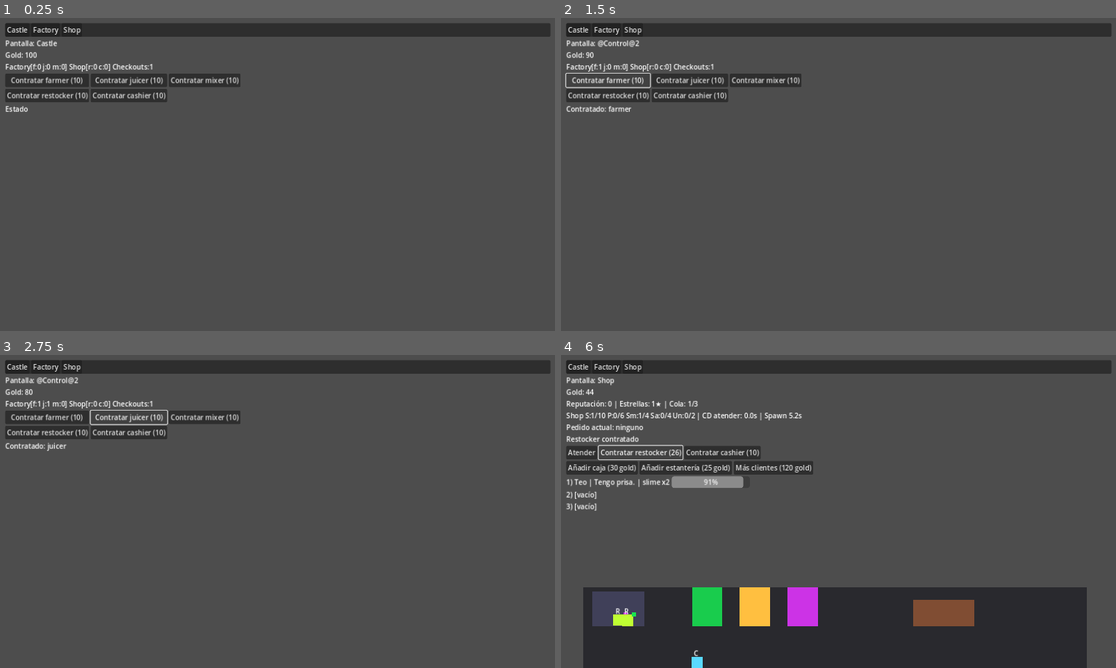
Above: before the commit, frames 1-4 (two rows, left to right).
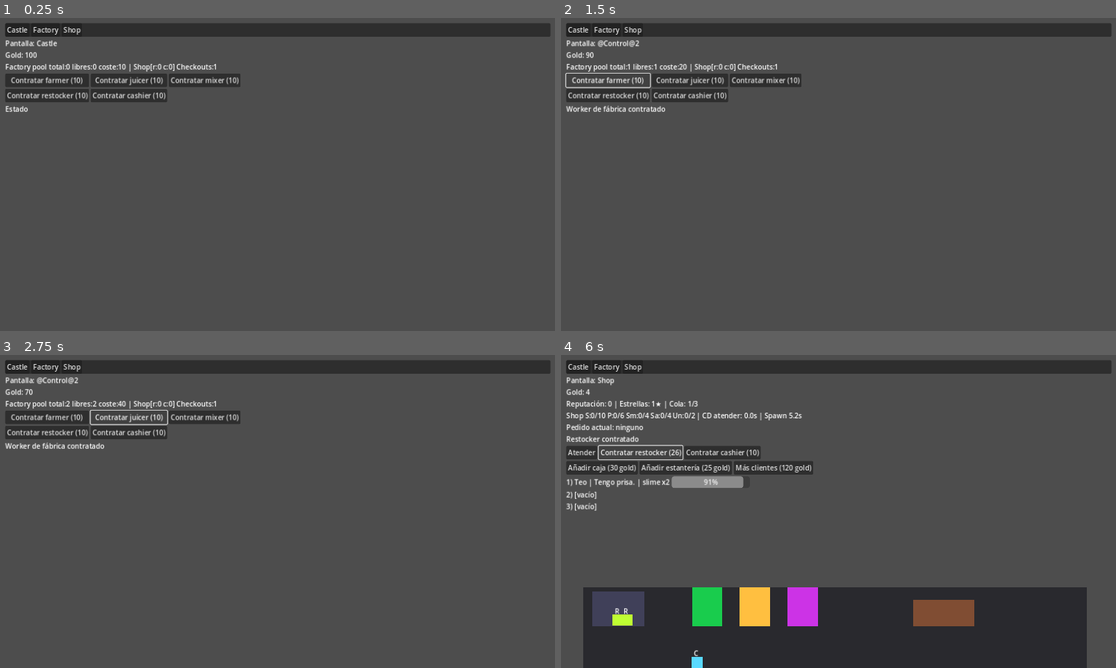
Above: after the commit, the same moments.

Repository: jazm1985-a11y/Prueba
Game: Godot game, scene res://Scenes/Main.tscn
Same seed, same stepped clock (60 frames per second), same inputs: the game is played once before the commit and once after it.
Inputs:
- Up to frame 1 (0.25 s): no input
- Up to frame 2 (1.5 s): click "Castle" at 0.5 s; click "Contratar farmer (10)" at 1.25 s
- Up to frame 3 (2.75 s): click "Contratar juicer (10)" at 2 s
- Up to frame 4 (6 s): click "Contratar mixer (10)" at 2.75 s; click "Factory" at 3.5 s; click "Shop" at 4.25 s; click "Contratar restocker (10)" at 5 s; click "Contratar restocker (16)" at 5.75 s

The runs differ from the first frame. In frame 1, 0.4% of the frame differs, in the area x 5-39%, y 14-18%; in frame 2, 0.6%; in frame 3, 0.6%, in the area x 0-39%, y 10-31%; in frame 4, less than 0.1%.

Commit message:
Unify hiring flow and stop legacy factory tick production

Diff:
--- a/Scripts/Castle.gd
+++ b/Scripts/Castle.gd
@@ -5,15 +5,22 @@
 @onready var feedback_label: Label = $VBox/FeedbackLabel
 
 func _ready() -> void:
-	$VBox/HireButtons/FarmerButton.pressed.connect(func() -> void: _hire("farmer"))
-	$VBox/HireButtons/JuicerButton.pressed.connect(func() -> void: _hire("juicer"))
-	$VBox/HireButtons/MixerButton.pressed.connect(func() -> void: _hire("mixer"))
-	$VBox/HireButtons/RestockerButton.pressed.connect(func() -> void: _hire("restocker"))
-	$VBox/HireButtons/CashierButton.pressed.connect(func() -> void: _hire("cashier"))
+	$VBox/HireButtons/FarmerButton.pressed.connect(_hire_factory_pool_worker)
+	$VBox/HireButtons/JuicerButton.pressed.connect(_hire_factory_pool_worker)
+	$VBox/HireButtons/MixerButton.pressed.connect(_hire_factory_pool_worker)
+	$VBox/HireButtons/RestockerButton.pressed.connect(func() -> void: _hire_shop_worker("restocker"))
+	$VBox/HireButtons/CashierButton.pressed.connect(func() -> void: _hire_shop_worker("cashier"))
 	GameState.state_changed.connect(_refresh)
 	_refresh()
 
-func _hire(worker_type: String) -> void:
+func _hire_factory_pool_worker() -> void:
+	var result:String = GameState.try_hire_factory_worker()
+	if result == "OK":
+		feedback_label.text = "Worker de fábrica contratado"
+	else:
+		feedback_label.text = result
+
+func _hire_shop_worker(worker_type: String) -> void:
 	var result:String = GameState.hire_worker(worker_type)
 	if result == "OK":
 		feedback_label.text = "Contratado: " + worker_type
@@ -22,10 +29,10 @@
 
 func _refresh() -> void:
 	gold_label.text = "Gold: %d" % GameState.gold
-	workers_label.text = "Factory[f:%d j:%d m:%d] Shop[r:%d c:%d] Checkouts:%d" % [
-		GameState.factory_workers["farmer"],
-		GameState.factory_workers["juicer"],
-		GameState.factory_workers["mixer"],
+	workers_label.text = "Factory pool total:%d libres:%d coste:%d | Shop[r:%d c:%d] Checkouts:%d" % [
+		GameState.factory_worker_pool_total,
+		GameState.factory_worker_pool_unassigned,
+		GameState.get_factory_worker_hire_cost(),
 		GameState.shop_workers["restocker"],
 		GameState.shop_workers["cashier"],
 		GameState.checkouts
--- a/Scripts/GameState.gd
+++ b/Scripts/GameState.gd
@@ -57,12 +57,12 @@
 		save_game()
 
 func run_tick() -> void:
-	_run_farmers()
-	_run_juicers()
-	_run_mixers()
-	_run_restockers()
+	var changed: bool = false
+	if _run_restockers():
+		changed = true
 	emit_signal("tick_processed")
-	emit_signal("state_changed")
+	if changed:
+		emit_signal("state_changed")
 
 # --- FACTORY GRID 2.0 ---
 
@@ -279,11 +279,12 @@
 	factory_stock["pulp"] -= conversions * 2
 	factory_stock["smoothie"] += conversions
 
-func _run_restockers() -> void:
+func _run_restockers() -> bool:
 	if shop_workers["restocker"] <= 0:
-		return
+		return false
 	var moves_left:int = shop_workers["restocker"]
 	var moved := true
+	var changed: bool = false
 	while moved and moves_left > 0:
 		moved = false
 		for item in ["unguento", "smoothie", "sal", "pulp", "slime"]:
@@ -292,30 +293,29 @@
 				shop_stock[item] += 1
 				moves_left -= 1
 				moved = true
+				changed = true
 				break
+	return changed
 
 # --- HIRING / SHOP ---
 
 func can_hire_worker(worker_type: String) -> bool:
-	return gold >= 10 and (_has_worker_key(worker_type))
+	if worker_type in factory_workers:
+		return false
+	if worker_type == "restocker":
+		return gold >= get_restocker_hire_cost()
+	if worker_type == "cashier":
+		return gold >= get_cashier_hire_cost()
+	return false
 
 func hire_worker(worker_type: String) -> String:
-	if gold < 10:
-		return "Falta gold"
 	if worker_type in factory_workers:
-		factory_workers[worker_type] += 1
-	elif worker_type == "restocker":
+		return "Bloqueado"
+	if worker_type == "restocker":
 		return try_hire_restocker()
-	elif worker_type == "cashier":
+	if worker_type == "cashier":
 		return try_hire_cashier()
-	else:
-		return "Worker inválido"
-	gold -= 10
-	emit_signal("state_changed")
-	return "OK"
-
-func _has_worker_key(worker_type: String) -> bool:
-	return worker_type in factory_workers or worker_type in shop_workers
+	return "Worker inválido"
 
 func try_hire_restocker() -> String:
 	var cost:int = get_restocker_hire_cost()
